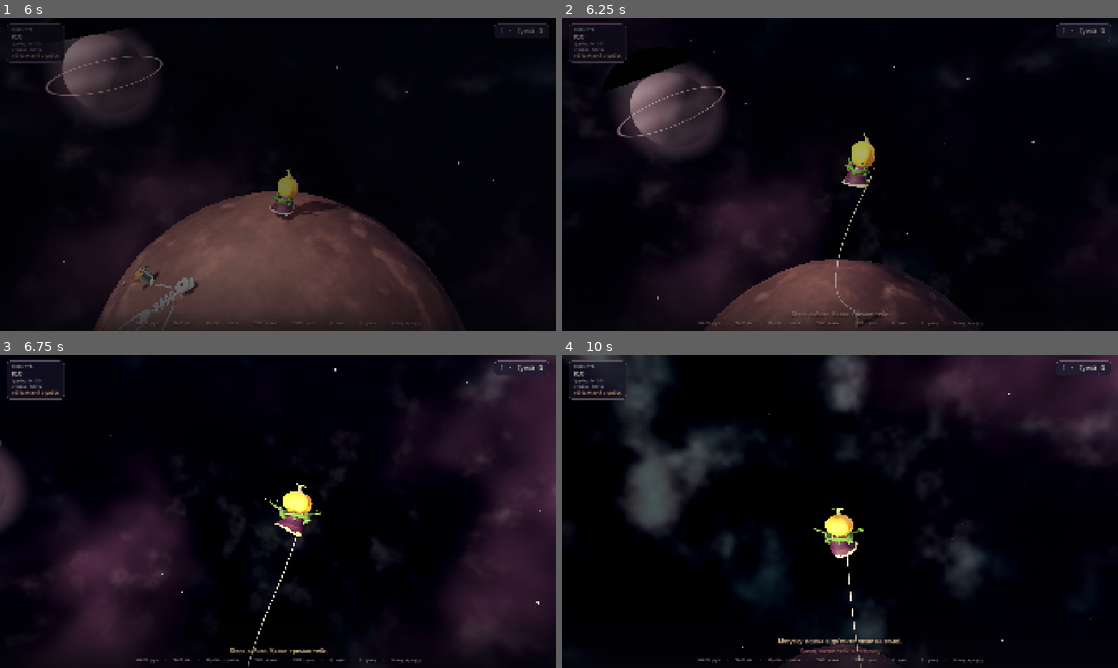
Above: before the commit, frames 1-4 (two rows, left to right).
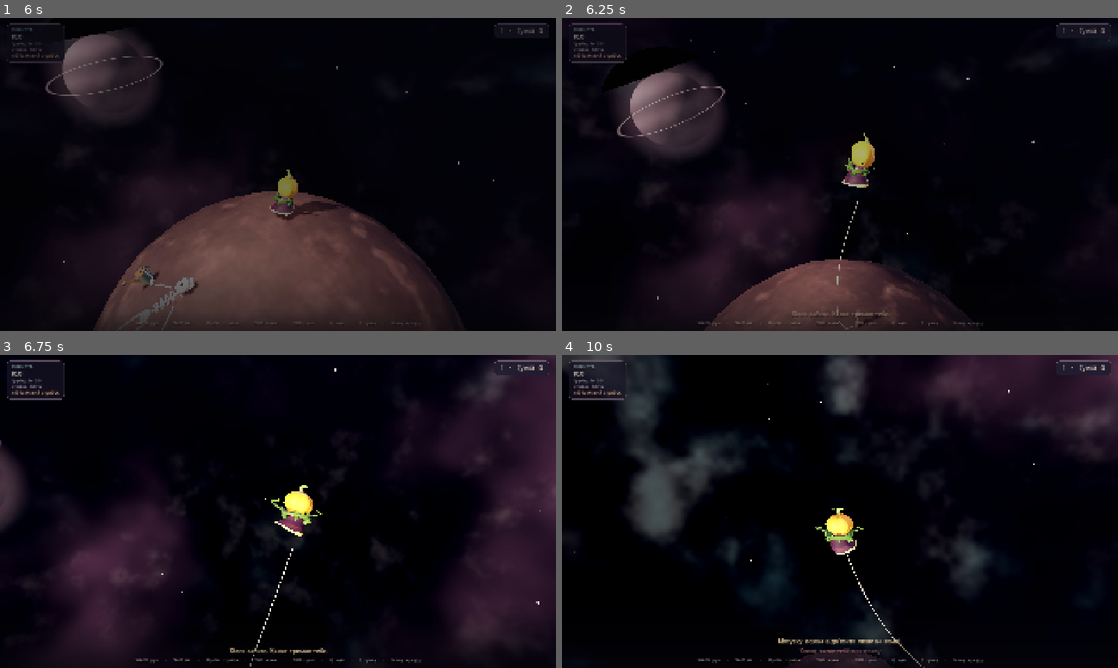
Above: after the commit, the same moments.

Repository: krabikdev/your-personal-planet
Game: Godot game, scene res://ui/main_menu.tscn
The game is run twice, just before and just after one commit, with the same random seed, the same clock (stepped at 60 frames per second) and the same inputs. Sound files missing from this copy of the repository are replaced by a short silence.
Inputs (mouse positions are in pixels of both pictures, inside the frame that each line leads up to):
- Up to frame 1 (6 s): tap Enter at 0.5 s; move the mouse to (400, 158) at 0.52 s; hold D (move_right) 0.53-1.28 s; hold Right mouse button (stake) 0.53-1.28 s; click (400, 158) at 0.67 s; tap Space (jump) at 0.77, 0.8, 1.07, 1.35, 1.52, 1.82, 2.3, 3.02, 3.32, 3.77, 3.8, 4.07, 4.52, 4.82, 5.3 s; move the mouse to (250, 174) at 1.27 s; hold W (move_forward) 1.28-5.78 s; right-click (250, 174) at 1.55 s; move the mouse to (289, 168) at 2.02 s; press the mouse at (289, 168) at 2.03 s; move the mouse to (272, 180) at 2.77 s; release the mouse at (272, 180) at 2.78 s; tap Shift (run) at 2.85 s; click (272, 180) at 2.92 s; right-click (272, 180) at 3.05 s; move the mouse to (316, 177) at 3.52 s; hold Q (sky_view) 3.53-4.28 s; move the mouse to (233, 171) at 4.27 s; right-click (233, 171) at 4.35 s; move the mouse to (283, 174) at 5.02 s; hold = (zoom_in) 5.03-5.78 s; click (283, 174) at 5.17 s; move the mouse to (255, 168) at 5.77 s; hold D (move_right) from 5.78 s (still down); tap - (zoom_out) at 5.85 s
- Up to frame 2 (6.25 s): keep holding D (move_right); tap Space (jump) at 6.02 s; right-click (817, 168) at 6.05 s
- Up to frame 3 (6.75 s): tap Space (jump) at 6.32 s; move the mouse to (305, 511) at 6.52 s; release D (move_right) at 6.53 s; hold W (move_forward) from 6.53 s (still down); hold Space (jump) from 6.53 s (still down); tap Alt at 6.6 s
- Up to frame 4 (10 s): move the mouse to (812, 511) at 7.27 s; release Space (jump) at 7.28 s; tap Ctrl at 7.35 s; click (812, 511) at 7.42 s; tap Space (jump) at 7.52, 7.82, 8.3, 8.85, 9.02, 9.32, 9.77, 9.8 s; right-click (812, 511) at 7.55 s; move the mouse to (851, 505) at 8.02 s; hold Right mouse button (stake) 8.03-8.78 s; move the mouse to (834, 517) at 8.77 s; release W (move_forward) at 8.78 s; hold A (move_left) 8.78-9.53 s; right-click (834, 517) at 9.05 s; move the mouse to (878, 514) at 9.52 s; press the mouse at (878, 514) at 9.53 s; hold W (move_forward) from 9.53 s (still down)

Frame 1 is identical in both runs. In frame 2, 0.1% of the frame differs, in the area x 49-56%, y 50-100%; in frame 3, 0.4%; in frame 4, 1.9%, in the area x 0-85%, y 1-100%.

Commit message:
feat: let the rope drape so the winch really follows it, and reel faster
The rope was always kept as short as the straight line to the stake, so it
never draped: the cord was a taut diagonal through the air, and winding it
in looked like being dragged at the anchor. It is now given the length of
the ground path plus the rise to the hand, so it lies along the planet and
climbs to the fist, and the winch pulls along what is actually drawn.

Short ropes no longer get centimetre links: the chain picks its own mass
count so they never sit closer than twenty centimetres, the hand pin lags
the claw's gait swing and snaps on a teleport, and a straightening pass
removes the numerical reversals a taut short chain used to fold into.

Reeling in runs at 12 metres a second instead of 6, so the rope tightens
noticeably faster.

Diff:
--- a/scripts/game/rope_anchor.gd
+++ b/scripts/game/rope_anchor.gd
@@ -19,12 +19,14 @@
 const ROPE_RADIUS: float = 0.01
 const ROPE_POINTS_MAX: int = 96
 const ROPE_REEL_SPAN: float = 6.0
+const ROPE_REEL_SHARE: float = 0.3
 const ROPE_MIN_SPACING: float = 0.5
+const ROPE_SEGMENT_MIN: float = 0.2
 const ROPE_SPACING_RATIO: float = 0.02
 const ROPE_SLACK: float = 0.005
 const ROPE_SPOOL_FAST: float = 20.0
-const ROPE_SPOOL_SLOW: float = 6.0
-const ROPE_ITERATIONS: int = 12
+const ROPE_SPOOL_SLOW: float = 12.0
+const ROPE_ITERATIONS: int = 16
 const ROPE_FRICTION: float = 0.55
 const ROPE_DAMPING: float = 0.06
 const ROPE_CLEARANCE: float = 0.06
@@ -43,6 +45,7 @@
 var _rope: MultiMeshInstance3D
 var _points: PackedVector3Array = PackedVector3Array()
 var _reel: Vector3 = Vector3.ZERO
+var _pin: Vector3 = Vector3.ZERO
 var _previous: PackedVector3Array = PackedVector3Array()
 var _segment: float = 0.25
 var _shown: int = 0
@@ -85,9 +88,13 @@
 			return Vector3.ZERO
 		return (_anchor - player.global_position).normalized()
 	var hand: Vector3 = _points[count - 1]
+	var span: float = 0.0
+	for index: int in count - 1:
+		span += _points[index].distance_to(_points[index + 1])
+	span = clampf(span * ROPE_REEL_SHARE, 1.0, ROPE_REEL_SPAN)
 	var travelled: float = 0.0
 	var index: int = count - 1
-	while index > 0 and travelled < ROPE_REEL_SPAN:
+	while index > 0 and travelled < span:
 		travelled += _points[index].distance_to(_points[index - 1])
 		index -= 1
 	var along: Vector3 = _points[index] - hand
@@ -128,6 +135,7 @@
 	_anchor = planet.get_center() + up * planet.radius
 	_planted = true
 	_reel = Vector3.ZERO
+	_pin = Vector3.ZERO
 	_build_stake(up)
 	_build_rope()
 	planted.emit()
@@ -138,6 +146,7 @@
 		return
 	_planted = false
 	_reel = Vector3.ZERO
+	_pin = Vector3.ZERO
 	if _stake != null:
 		_stake.queue_free()
 		_stake = null
@@ -264,11 +273,14 @@
 func _reset_rope() -> void:
 	if planet == null or player == null or _rope == null:
 		return
+	_pin = Vector3.ZERO
 	var from: Vector3 = _stake_top()
 	var to: Vector3 = _hand_point()
-	var spacing: float = maxf(ROPE_MIN_SPACING, planet.radius * ROPE_SPACING_RATIO)
-	var count: int = clampi(int(ceil(get_max_length() / spacing)) + 1, 12, ROPE_POINTS_MAX)
 	var path: PackedVector3Array = _tangent_path(from, to)
+	var length: float = 0.0
+	for index: int in path.size() - 1:
+		length += path[index].distance_to(path[index + 1])
+	var count: int = clampi(int(ceil(length / ROPE_SEGMENT_MIN)) + 1, 8, ROPE_POINTS_MAX)
 	_points = _resample(path, count)
 	_previous = _points.duplicate()
 	_segment = maxf(_points[0].distance_to(_points[1]), 0.05)
@@ -280,11 +292,24 @@
 	var up: Vector3 = planet.get_center().direction_to(_anchor)
 	if up.length_squared() < 0.1:
 		up = Vector3.UP
-	return _anchor + up * (STAKE_HEIGHT - STAKE_SINK - 0.04)
+	return _anchor + up * ROPE_CLEARANCE
 
 
 func _hand_point() -> Vector3:
-	return player.get_hand_position()
+	var target: Vector3 = player.get_hand_position()
+	if _pin == Vector3.ZERO or _pin.distance_to(target) > 2.0:
+		_pin = target
+	else:
+		# The claw swings with the gait; a chain of centimetre masses cannot
+		# follow that shake without folding, so the pin is given a little lag.
+		_pin = _pin.lerp(target, 0.35)
+	# A smoothed pin may lag behind a teleport; it must never sink into the world.
+	var centre: Vector3 = planet.get_center()
+	var contact: float = planet.radius + ROPE_CLEARANCE
+	var offset: Vector3 = _pin - centre
+	if offset.length() < contact:
+		_pin = centre + offset.normalized() * contact
+	return _pin
 
 
 ## The winch pays line out quickly and reels it back slowly, so the chain always
@@ -294,8 +319,10 @@
 	var straight: float = from.distance_to(to)
 	var rest: float = planet.radius + ROPE_CLEARANCE
 	var arc: float = (from - centre).normalized().angle_to((to - centre).normalized()) * rest
-	var target: float = maxf(arc + ROPE_SLACK, straight + 0.004)
+	var rise: float = maxf((to - centre).length() - rest, 0.0)
+	var target: float = maxf(arc + rise + ROPE_SLACK, straight + 0.01)
 	target = clampf(target, 0.3, get_max_length())
+	_fit_count(target)
 	var wanted: float = target / float(_points.size() - 1)
 	var speed: float = ROPE_SPOOL_FAST if wanted > _segment else ROPE_SPOOL_SLOW
 	var before: float = _segment
@@ -306,6 +333,25 @@
 ## One position-based step: gravity, then the chain is pulled back to its
 ## segment length against the planet, and the ground drags on whatever touches
 ## it. Friction is what stops the rope from skating across the world.
+## A chain whose masses sit centimetres apart cannot follow a hand that moves
+## faster than they do: the pin jumps past them and the cord folds. Short ropes
+## therefore get fewer, longer links, and only a change of a quarter in the
+## count is worth re-cutting the chain for.
+func _fit_count(length: float) -> void:
+	var wanted: int = clampi(int(ceil(length / ROPE_SEGMENT_MIN)) + 1, 8, ROPE_POINTS_MAX)
+	var current: int = _points.size()
+	if absi(wanted - current) <= maxi(2, current / 4):
+		return
+	_points = _resample(_points, wanted)
+	var centre: Vector3 = planet.get_center()
+	var contact: float = planet.radius + ROPE_CLEARANCE
+	for index: int in _points.size():
+		var offset: Vector3 = _points[index] - centre
+		if offset.length() < contact:
+			_points[index] = centre + offset.normalized() * contact
+	_previous = _points.duplicate()
+
+
 func _step(delta: float, from: Vector3, to: Vector3) -> void:
 	var centre: Vector3 = planet.get_center()
 	var contact: float = planet.radius + ROPE_CLEARANCE
@@ -325,6 +371,7 @@
 	for _iteration: int in ROPE_ITERATIONS:
 		_solve_lengths()
 		_clamp_to_surface(centre, contact)
+	_unfold(centre, contact)
 	_drag_on_ground(delta, centre, contact)
 
 
@@ -342,6 +389,25 @@
 			_points[index] = a + correction
 		if index + 1 != count - 1:
 			_points[index + 1] = b - correction
+
+
+## A rope can loop, but this chain cannot represent a loop without pushing
+## masses through each other. Reversals are therefore numerical, not physical,
+## and each one is straightened out.
+func _unfold(centre: Vector3, contact: float) -> void:
+	var count: int = _points.size()
+	for index: int in range(1, count - 1):
+		var before: Vector3 = _points[index] - _points[index - 1]
+		var after: Vector3 = _points[index + 1] - _points[index]
+		if before.length() < 0.0001 or after.length() < 0.0001:
+			continue
+		if before.dot(after) >= 0.0:
+			continue
+		var point: Vector3 = _points[index - 1].lerp(_points[index + 1], 0.5)
+		var offset: Vector3 = point - centre
+		if offset.length() < contact:
+			point = centre + offset.normalized() * contact
+		_points[index] = point
 
 
 func _clamp_to_surface(centre: Vector3, contact: float) -> void:
--- a/tests/test_rope_anchor.gd
+++ b/tests/test_rope_anchor.gd
@@ -372,7 +372,7 @@
 	)
 
 
-func test_the_rope_pulls_straight_when_the_boy_hangs_in_the_air() -> void:
+func test_the_rope_drapes_to_the_ground_and_rises_to_the_hand() -> void:
 	var game: Game = _make_game()
 	await wait_physics_frames(1)
 
@@ -387,13 +387,22 @@
 	await wait_physics_frames(1)
 	player.rope.debug_advance(1.2)
 
+	var centre: Vector3 = planet.get_center()
 	var points: PackedVector3Array = player.rope.get_rope_points()
-	assert_gte(points.size(), 4, "there should be a rope between the stake and the boy")
-	var start: Vector3 = points[0]
-	var finish: Vector3 = points[points.size() - 1]
+	var lowest: float = INF
+	var highest: float = 0.0
 	for point: Vector3 in points:
-		var closest: Vector3 = Geometry3D.get_closest_point_to_segment(point, start, finish)
-		assert_lt(point.distance_to(closest), 0.15, "a taut rope in the air should hang in a line")
+		var height: float = point.distance_to(centre) - planet.radius
+		lowest = minf(lowest, height)
+		highest = maxf(highest, height)
+
+	assert_lt(lowest, 0.25, "the rope should still reach the ground from the stake")
+	assert_gt(highest, 4.0, "and climb all the way up to the hand")
+	assert_lt(
+		points[points.size() - 1].distance_to(player.get_hand_position()),
+		0.6,
+		"the loose end should sit in his hand",
+	)
 
 
 func test_the_rope_never_jumps_to_the_far_side_of_the_planet() -> void:
